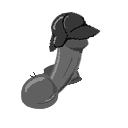
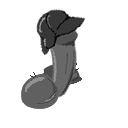
Layer changes from the first (128, 128) image to the second:
painted on "kyrp'" over [36, 9, 101, 98]
